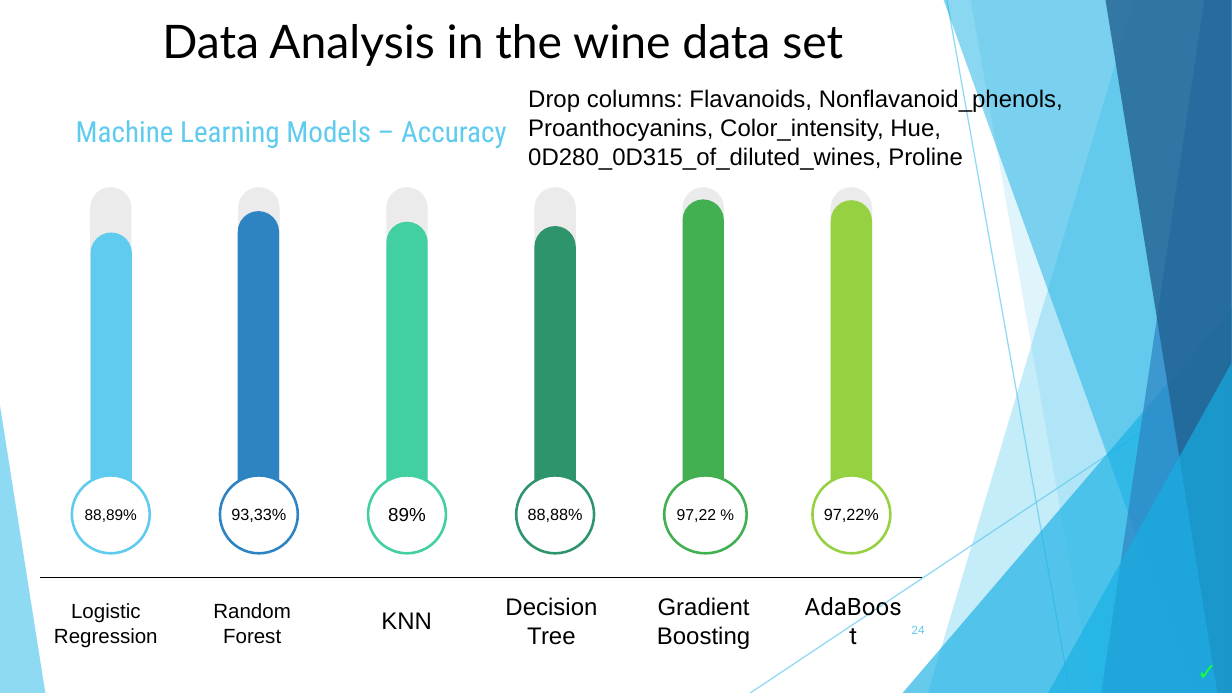
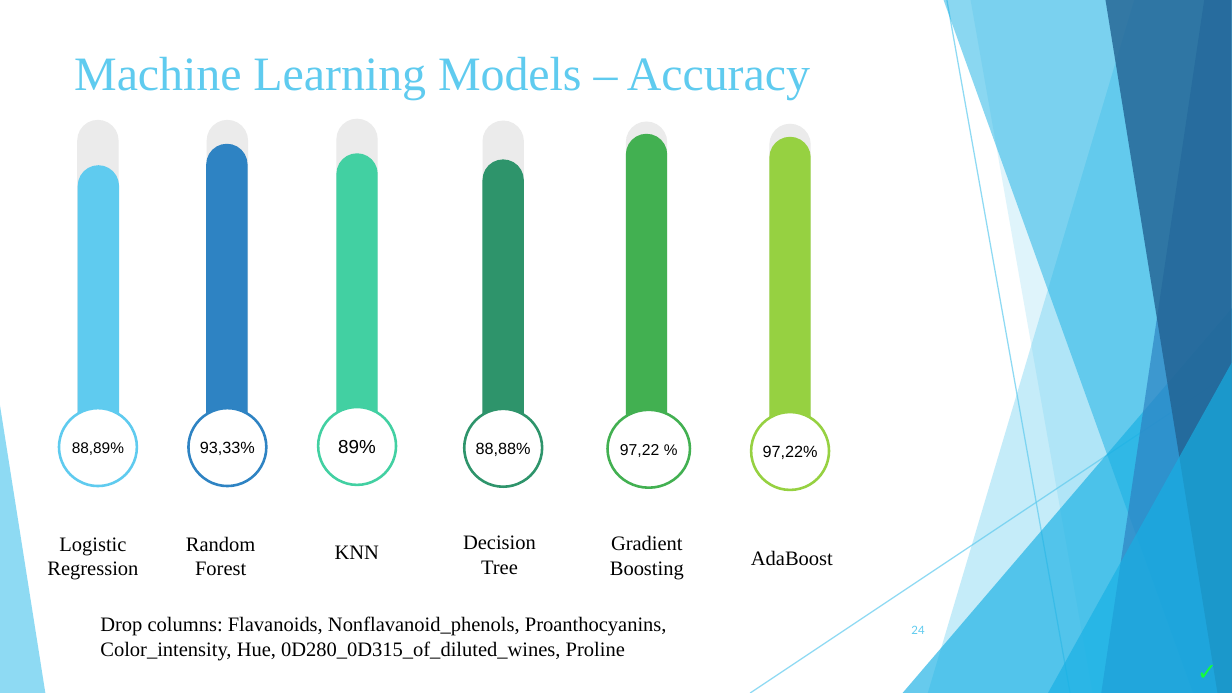
Before and after one commit to zoekelepiri/WineDataPrediction, a slide deck: slide 24 of Wine Data Set (2).pptx. Drawn at 1232x693 pixels with LibreOffice and Linux fonts; fonts in the diff are those of the drawing. Boxes give left, top, right and bottom in pixels: in the first picture for what was removed or moved away, otherwise in the second. Text is boxed around its words. In the diff, an @@ line names an element or a change of style, - is before the commit and + after.

```diff
--- a/Wine Data Set (2).pptx
+++ b/Wine Data Set (2).pptx
@@ text "Machine Learning Models – Accuracy": place and size @@
-text "Machine Learning Models – Accuracy" at [76, 120, 507, 148]
+text "Machine Learning Models – Accuracy" at [74, 56, 810, 100]
@@ text "Machine Learning Models – Accuracy" at [74, 56, 810, 100]: size 17 to 28 pt, font Roboto Condensed to Times New Roman @@
@@ text removed at [162, 24, 843, 66] @@
-Data Analysis in the wine data set
@@ rounded rectangle: place and size @@
-rounded rectangle at [90, 187, 132, 527]
+rounded rectangle at [78, 120, 120, 460]
@@ rounded rectangle: place and size @@
-rounded rectangle at [238, 211, 280, 527]
+rounded rectangle at [206, 144, 248, 461]
@@ rounded rectangle: place and size @@
-rounded rectangle at [238, 187, 280, 527]
+rounded rectangle at [207, 120, 249, 460]
@@ 2 rounded rectangles, 1 ellipse, 1 text: place and size @@
-2 rounded rectangles, 1 ellipse, 1 text at [657, 187, 750, 649]
+2 rounded rectangles, 1 ellipse, 1 text at [607, 122, 690, 580]
@@ 2 rounded rectangles, 1 ellipse, 1 text: place and size @@
-2 rounded rectangles, 1 ellipse, 1 text at [791, 187, 915, 692]
+2 rounded rectangles, 1 ellipse, 1 text at [751, 123, 833, 566]
@@ 1 ellipse, 1 text, 1 rounded rectangle: place and size @@
-1 ellipse, 1 text, 1 rounded rectangle at [54, 233, 158, 648]
+1 ellipse, 1 text, 1 rounded rectangle at [47, 165, 138, 580]
@@ 2 texts, 2 rounded rectangles, 1 ellipse: place and size @@
-2 texts, 2 rounded rectangles, 1 ellipse at [368, 187, 597, 645]
+2 texts, 2 rounded rectangles, 1 ellipse at [318, 118, 536, 575]
@@ 2 rounded rectangles, 1 ellipse: place and size @@
-2 rounded rectangles, 1 ellipse at [516, 187, 594, 553]
+2 rounded rectangles, 1 ellipse at [464, 121, 542, 487]
@@ ellipse "93,33%": place and size @@
-ellipse "93,33%" at [221, 476, 298, 553]
+ellipse "93,33%" at [188, 408, 266, 485]
@@ text "Logistic Regression" at [47, 537, 138, 580]: font Arial to Times New Roman @@
@@ text "Random Forest" at [186, 536, 255, 576]: font Arial to Times New Roman @@
@@ text "Random Forest": place and size @@
-text "Random Forest" at [213, 603, 290, 644]
+text "Random Forest" at [186, 536, 255, 576]
@@ text "AdaBoost" at [751, 550, 833, 566]: size 14 to 12 pt, font Roboto to Times New Roman @@
@@ line removed from (39, 578) to (923, 578) @@
@@ size 14 to 12 pt, font Arial to Times New Roman in 4 elements at [463, 535, 536, 575], [335, 545, 379, 559], [610, 535, 684, 580], [100, 616, 667, 661] @@
@@ text "Drop columns: Flavanoids, Nonflavanoid_phenols, Proanthocyan ...": place and size @@
-text "Drop columns: Flavanoids, Nonflavanoid_phenols, Proanthocyan ..." at [528, 88, 1063, 170]
+text "Drop columns: Flavanoids, Nonflavanoid_phenols, Proanthocyan ..." at [100, 616, 667, 661]
```
Also in this commit, not shown: 7 other slides changed, 7 slides added, 6 slides removed.
